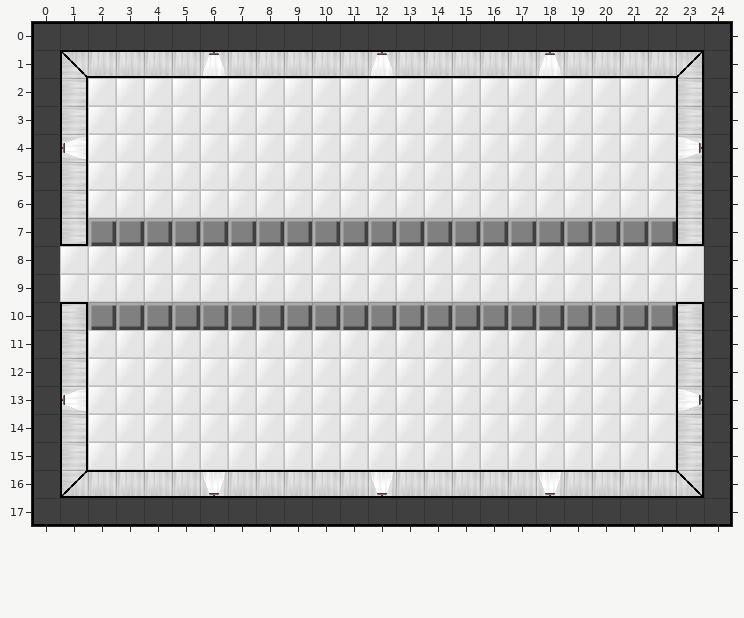
One commit to this Tiled map: src/level/max_level5.tmx. Above: the version before the commit.
Cells are 32x32 px. Shown: x 0..24, y 0..17.
Once edited:
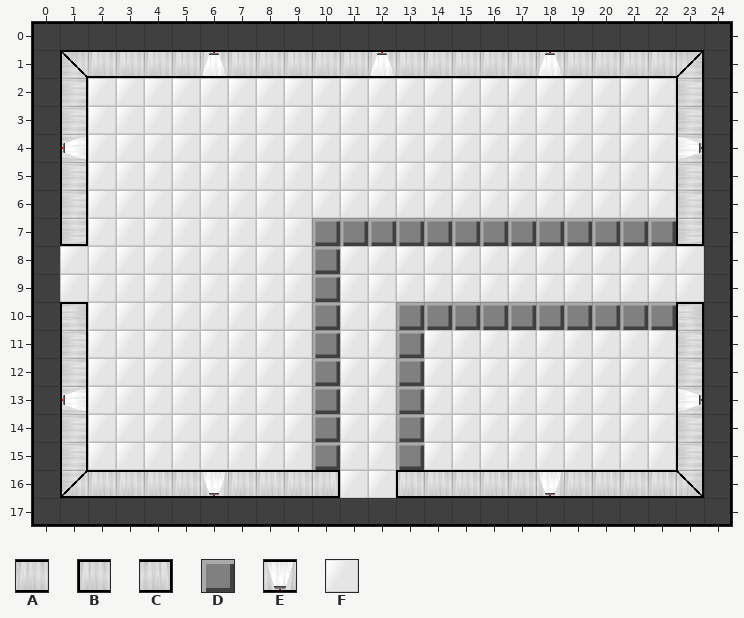
Key: from "tile": A 2, B 3, C 9, D 18, E 26, F 36.
_ is an empty cell.
Change:
{"where": "layer \"Tile Layer 2\""}
{"y":8,"x":10,"old":"F","new":"D"}
{"y":9,"x":10,"old":"F","new":"D"}
{"where": "layer \"Tile Layer 1\""}
{"y":7,"x":2,"old":"DDDDDDDD","new":"________"}
{"y":10,"x":2,"old":"DDDDDDDD","new":"________"}
{"y":10,"x":11,"old":"DD","new":"__"}
{"y":11,"x":10,"old":"_","new":"D"}
{"y":11,"x":13,"old":"_","new":"D"}
{"y":12,"x":10,"old":"_","new":"D"}
{"y":12,"x":13,"old":"_","new":"D"}
{"y":13,"x":10,"old":"_","new":"D"}
{"y":13,"x":13,"old":"_","new":"D"}
{"y":14,"x":10,"old":"_","new":"D"}
{"y":14,"x":13,"old":"_","new":"D"}
{"y":15,"x":10,"old":"_","new":"D"}
{"y":15,"x":13,"old":"_","new":"D"}
{"y":16,"x":10,"old":"AAEA","new":"C__B"}
